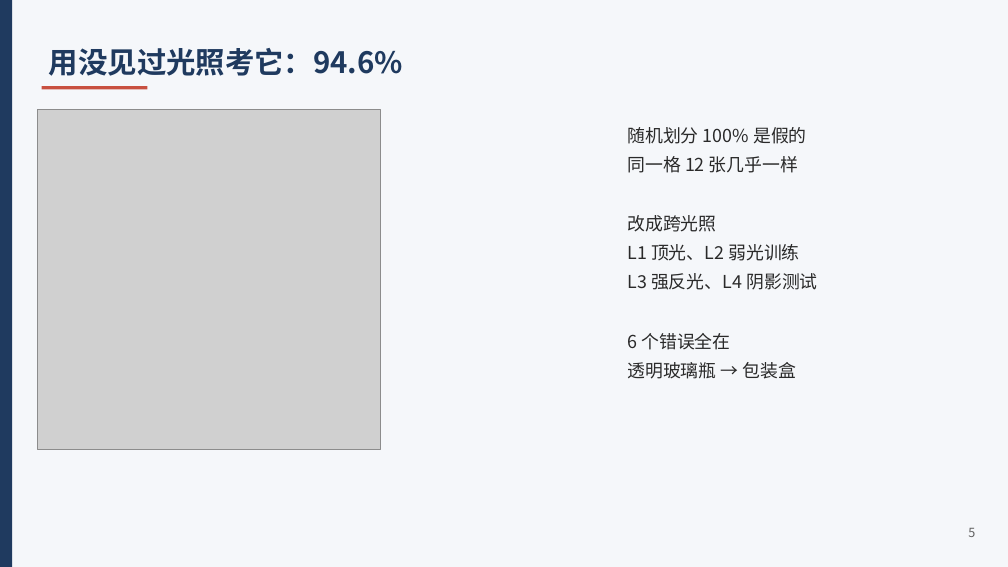
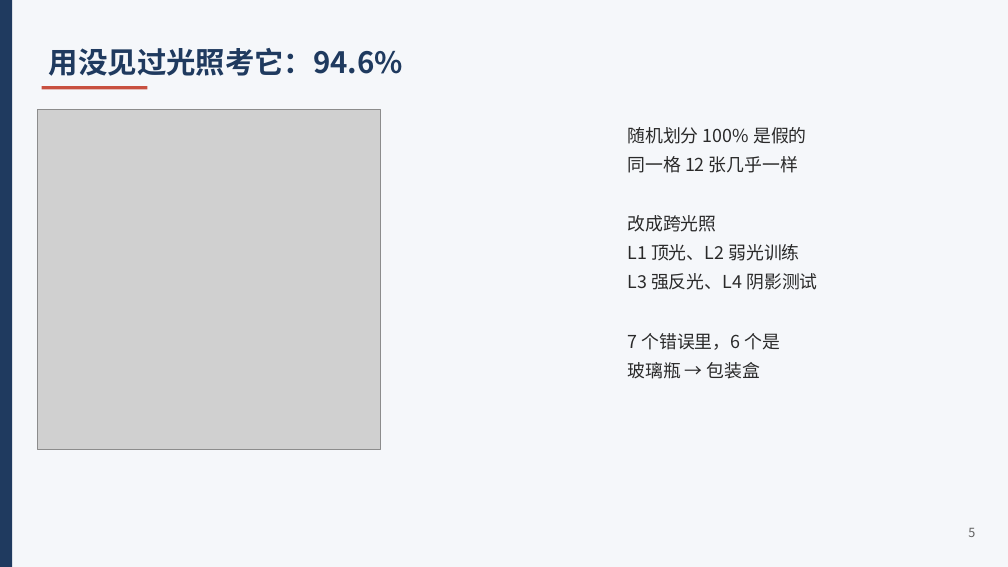
Before and after one commit to ShuM-928/ICEC-2026-0245-ZouHaohang, a slide deck: slide 5 of 02-20Days-Challenge/report/项目二_汇报.pptx. Drawn at 1008x567 pixels with LibreOffice and Linux fonts; fonts in the diff are those of the drawing; grey boxes stand for pictures. Boxes give left, top, right and bottom in pixels: in the first picture for what was removed or moved away, otherwise in the second. Text is boxed around its words. In the diff, an @@ line names an element or a change of style, - is before the commit and + after.

Commit message:
更正：跨光照错误数 7 张（6 张玻璃瓶→包装盒、1 张钥匙→玻璃瓶），同步报告/PPT/亮点文档

```diff
--- a/02-20Days-Challenge/report/项目二_汇报.pptx
+++ b/02-20Days-Challenge/report/项目二_汇报.pptx
@@ text at (x1=627, y1=333, x2=781, y2=379): text changed @@
-6 个错误全在
-透明玻璃瓶 → 包装盒
+7 个错误里，6 个是
+玻璃瓶 → 包装盒
```
Also in this commit, not shown: 5 other files.
